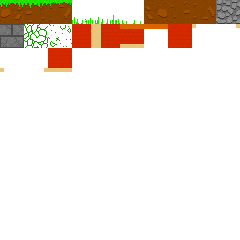
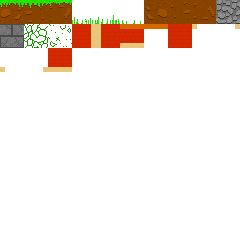
The second 240×240 image is a revision of the first. Changes to its layers:
painted on "HouseWallFloor" over [120, 43, 144, 44]
painted on "HouseWallInsideLeft" over [192, 24, 197, 29]
moved "HouseWallInsideRight" above "HouseWallInsideLeftBottom", painted on it over [235, 24, 240, 29]
moved "HouseWallInsideLeftBottom" above "HouseWallInsideRightBottom", painted on it over [0, 67, 5, 72]
renamed "HouseWallInsideLeftBottom copy" to "HouseWallInsideRightBottom", painted on it over [43, 67, 48, 72]
painted on "HouseBrickRoofNoFloor" over [48, 67, 72, 68]
